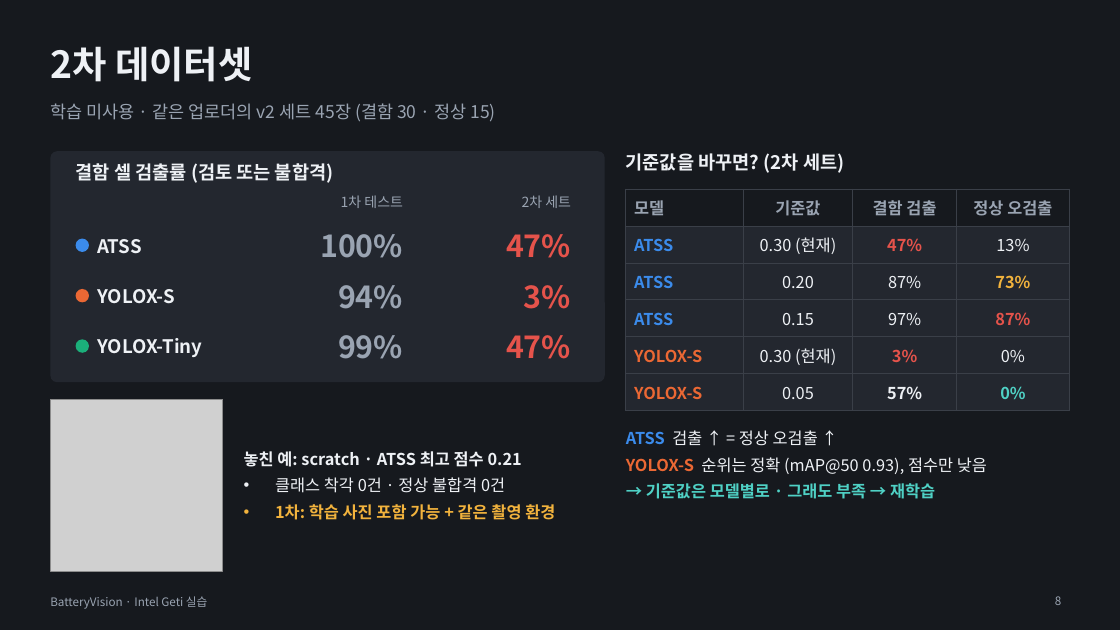
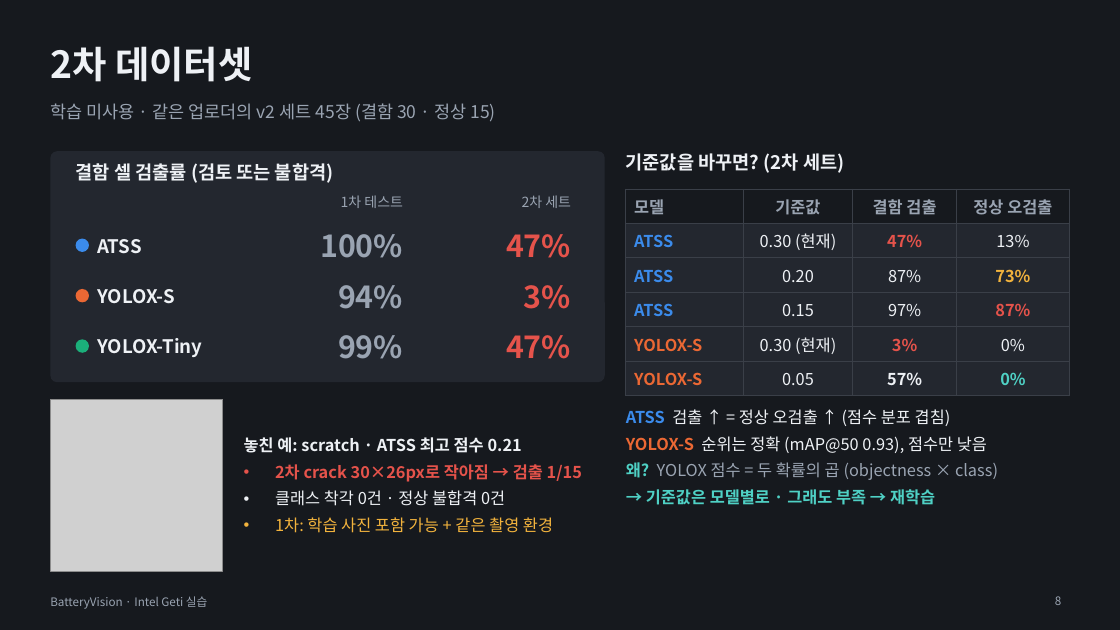
Before and after one commit to se4nchoi/batteryvision, a slide deck: slide 8 of docs/submission/BatteryVision_발표.pptx. Drawn at 1120x630 pixels with LibreOffice and Linux fonts; fonts in the diff are those of the drawing; grey boxes stand for pictures. Boxes give left, top, right and bottom in pixels: in the first picture for what was removed or moved away, otherwise in the second. Text is boxed around its words. In the diff, an @@ line names an element or a change of style, - is before the commit and + after.

```diff
--- a/docs/submission/BatteryVision_발표.pptx
+++ b/docs/submission/BatteryVision_발표.pptx
@@ table: place and size @@
-table at <box>626,189,1070,403</box>
+table at <box>626,189,1070,389</box>
@@ text at <box>626,409,951,426</box>: text changed @@
-ATSS 검출 ↑ = 정상 오검출 ↑
+ATSS 검출 ↑ = 정상 오검출 ↑ (점수 분포 겹침)
@@ text "ATSS 검출 ↑ = 정상 ...": place and size @@
-text "ATSS 검출 ↑ = 정상 ..." at <box>626,430,987,499</box>
+text "ATSS 검출 ↑ = 정상 ..." at <box>626,409,998,505</box>
@@ text at <box>275,464,582,482</box>: paragraph added @@
+• 2차 crack 30×26px로 작아짐 → 검출 1/15
@@ text at <box>626,462,998,480</box>: paragraph added @@
+왜? YOLOX 점수 = 두 확률의 곱 (objectness × class)
@@ text at <box>275,517,553,533</box>: bold off in "1차: 학습 사진 포함 가능 + 같은 ..." @@
```
Also in this commit, not shown: 5 other slides changed, 2 other files.
